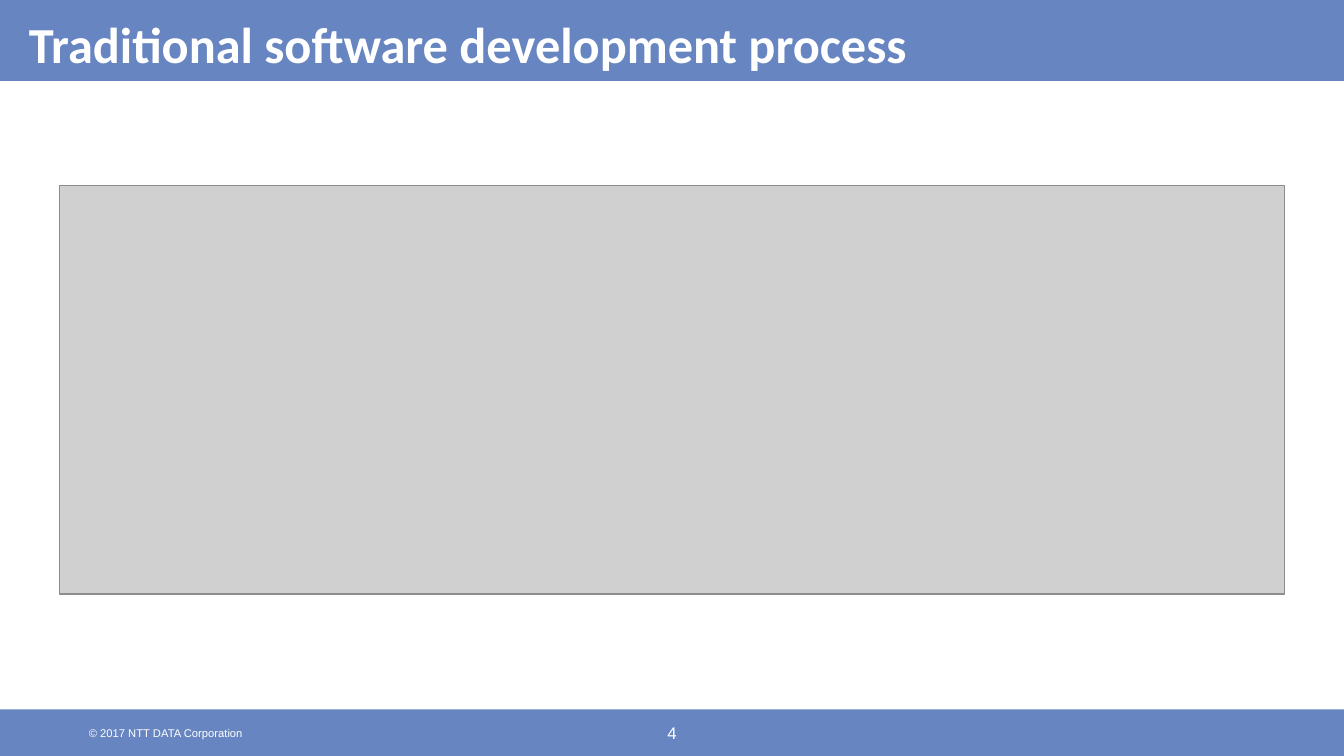
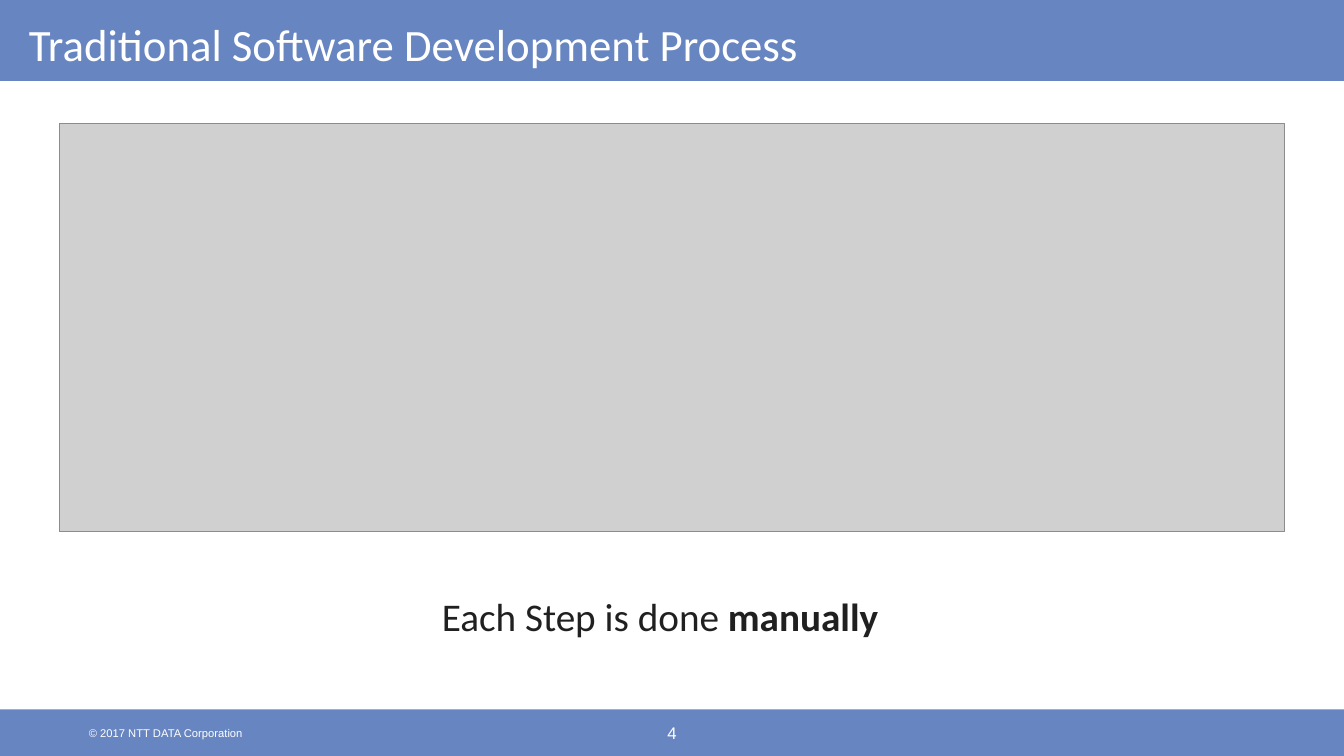
Before and after one commit to shaayaan16/segfaultshooter, a slide deck: slide 4 of Final Presentation.pptx. Drawn at 1344x756 pixels with LibreOffice and Linux fonts; fonts in the diff are those of the drawing; grey boxes stand for pictures; background and template pictures are left out. Boxes give left, top, right and bottom in pixels: in the first picture for what was removed or moved away, otherwise in the second. Text is boxed around its words. In the diff, an @@ line names an element or a change of style, - is before the commit and + after.

```diff
--- a/Final Presentation.pptx
+++ b/Final Presentation.pptx
@@ title at [29,30,798,68]: text changed; size 36 to 32 pt; bold off @@
-Traditional software development process
+Traditional Software Development Process
@@ picture: place and size @@
-picture at [59,186,1285,594]
+picture at [59,123,1285,531]
@@ text added at [442,603,878,638], 28 pt, text #202020 @@
+Each Step is done manually
```
Also in this commit, not shown: 9 other slides changed, 9 slides added, 6 slides removed.
